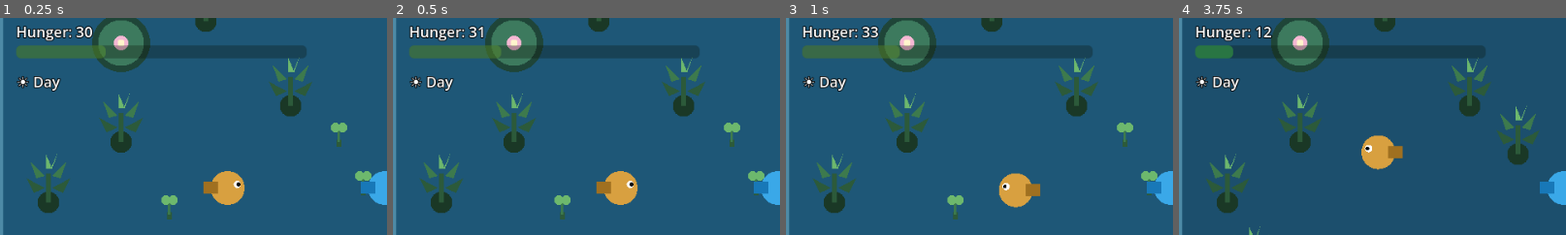
Above: before the commit, frames 1-4 (left to right).
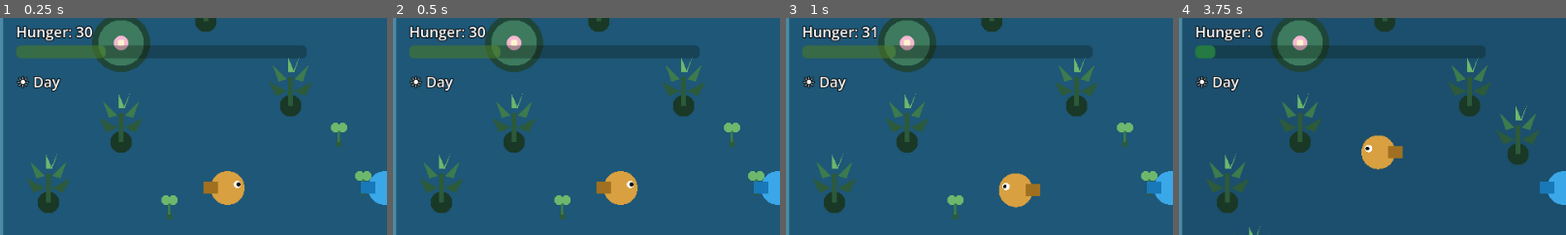
Above: after the commit, the same moments.

Repository: kamwoh/yume
Game: Godot game, scene res://scenes/tinypond_2d.tscn
The game is run twice, just before and just after one commit, with the same random seed, the same clock (stepped at 60 frames per second) and the same inputs. This scene is started directly instead of the project's main scene.
Inputs:
- Up to frame 1 (0.25 s): no input
- Up to frame 2 (0.5 s): no input
- Up to frame 3 (1 s): tap Enter (ui_accept) at 0.5, 0.77 s; hold L (fire_east) from 0.53 s (still down); tap Space (spark) at 0.6 s
- Up to frame 4 (3.75 s): release L (fire_east) at 1.28 s; hold K (fire_south) 1.28-2.03 s; tap R at 1.35, 2.85 s; tap Enter (ui_accept) at 1.52, 3.02 s; hold L (fire_east) 2.03-2.78 s; tap Space (spark) at 2.1, 3.6 s; hold I (fire_north) 2.78-3.53 s; hold J (fire_west) from 3.53 s (still down)
The pictures show only the part of the screen within x 0-50%, y 11-61%; the shares and areas given below are measured in that part.

Frame 1 is identical in both runs. In frame 2, 0.1% of the frame differs, in the area x 21-25%, y 3-10%; in frame 3, 0.1%; in frame 4, 0.5%, in the area x 8-25%, y 3-19%.

Commit message:
spawn.position formula support + tinypond polish
Engine: effect_apply._position now routes array elements through
_value() so spawn.position can use formulas like
[self.state.position.x + (randf()-0.5)*60, ...]. Real harness
improvement — every game with spawning benefits.

TinyPond:
- Plants now spawn ~50px offset from parent (visible regrow, not
  invisible stack)
- Hunger depends on movement speed: 0.5 base + magnitude*0.02
  bonus. Sprinting depletes ~6x faster than standing still. Adds
  tactical play.

Tests still 188/188.

Co-Authored-By: Claude Opus 4.7 (1M context) <noreply@anthropic.com>

Diff:
--- a/archetypes/core/templates/godot/data/demo_tinypond/world_rules.json
+++ b/archetypes/core/templates/godot/data/demo_tinypond/world_rules.json
@@ -84,7 +84,7 @@
     },
 
     {
-      "_comment": "Mature plants slowly seed nearby — interval 60 + chance 0.05 = ~1 spawn/min from full pop. Plants are a LIMITED resource: fish must eat efficiently before they're gone. The slow trickle keeps the game from being trivial.",
+      "_comment": "Mature plants slowly seed nearby — interval 60 + chance 0.05 = ~1 spawn/min from full pop. Position uses formula-resolved offset so the new seed lands ~50px away from parent (visibly distinct, not stacked). Engine 2.6h+: spawn.position array entries route through _value() so formulas resolve.",
       "id": "plant_seeding",
       "trigger": {"type": "tick", "interval": 60},
       "query": {"tags_all": ["plant", "mature"]},
@@ -92,7 +92,10 @@
       "effect": {
         "type": "spawn",
         "template": "water_plant_seed",
-        "position": "self"
+        "position": [
+          "self.state.position.x + (randf() - 0.5) * 100",
+          "self.state.position.y + (randf() - 0.5) * 100"
+        ]
       }
     },
 
@@ -128,12 +131,13 @@
     },
 
     {
-      "_comment": "Creature hunger creeps up — applies to BOTH player and ambient fish (creature tag). Bumped to +1 per 3 ticks for game tension. Clamped [0,100]. Without food, fish hits max hunger in ~300 ticks.",
+      "_comment": "Hunger rises faster when moving (energy spent) and slower when still. Formula = base 0.5 + speed_bonus where speed_bonus scales with velocity magnitude. Stationary fish gain ~0.5/tick; full-speed fish ~2.5/tick. Encourages tactical play: don't sprint everywhere.",
       "id": "creature_hunger_rises",
       "trigger": {"type": "tick", "interval": 3},
       "query": {"tags_all": ["creature"]},
       "effect": [
-        {"type": "state_add", "target": "self", "field": "hunger", "amount": 1},
+        {"type": "state_add", "target": "self", "field": "hunger",
+         "amount": "0.5 + sqrt(self.state.velocity.x * self.state.velocity.x + self.state.velocity.y * self.state.velocity.y) * 0.02"},
         {"type": "state_clamp", "target": "self", "field": "hunger", "min": 0, "max": 100}
       ]
     },
--- a/archetypes/core/templates/godot/scripts/engine/effect_apply.gd
+++ b/archetypes/core/templates/godot/scripts/engine/effect_apply.gd
@@ -368,12 +368,21 @@
 ##   "self"/"a"/"b" → copy that entity's state.position (whatever dimension)
 ##   Vector2/Vector3 literal → pass through
 ##   Array length 2 → Vector2; length 3 → Vector3
+##   Each array element runs through _value() so formulas like
+##   "self.state.position.x + (randf()-0.5)*60" resolve. Formula failures
+##   fall back to 0 (per Formula.evaluate convention).
 static func _position(v, env: Dictionary, ctx: Dictionary):
 	if v is Vector2 or v is Vector3: return v
 	if v is Array:
 		var a := v as Array
-		if a.size() == 2: return Vector2(float(a[0]), float(a[1]))
-		if a.size() == 3: return Vector3(float(a[0]), float(a[1]), float(a[2]))
+		if a.size() == 2:
+			return Vector2(float(_value(a[0], ctx, env)), float(_value(a[1], ctx, env)))
+		if a.size() == 3:
+			return Vector3(
+				float(_value(a[0], ctx, env)),
+				float(_value(a[1], ctx, env)),
+				float(_value(a[2], ctx, env))
+			)
 	if v is String and ctx.has(str(v)):
 		var ref_id := str(ctx[str(v)])
 		var all: Dictionary = env.get("entities", {})
